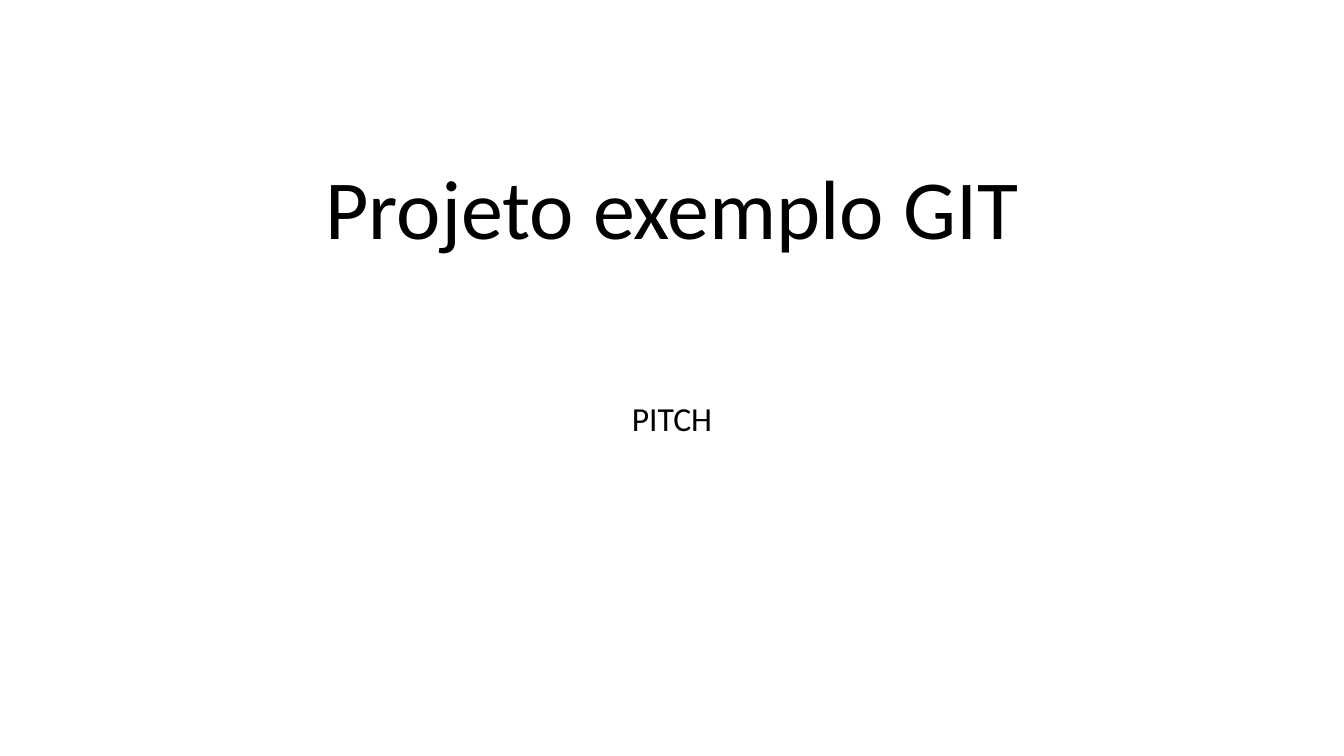
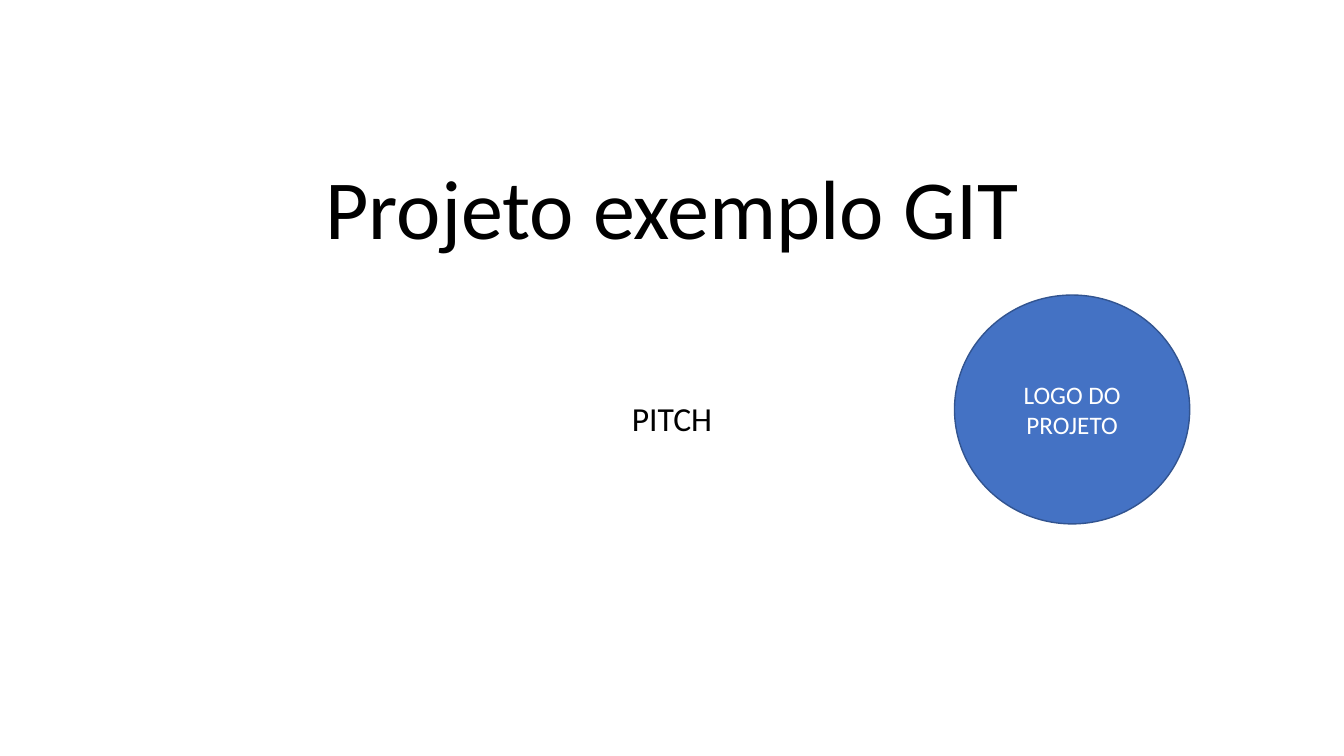
Before and after one commit to lucasdslopes/2TDSPJ-2024-ExemploGit, a slide deck: slide 1 of PastaDocumentos/PITCH.pptx. Drawn at 1344x756 pixels with LibreOffice and Linux fonts; fonts in the diff are those of the drawing. Boxes give left, top, right and bottom in pixels: in the first picture for what was removed or moved away, otherwise in the second. Text is boxed around its words. In the diff, an @@ line names an element or a change of style, - is before the commit and + after.

Commit message:
Versão Final PITCH

```diff
--- a/PastaDocumentos/PITCH.pptx
+++ b/PastaDocumentos/PITCH.pptx
@@ ellipse added at <box>955,295,1190,524</box>, fill #4472C4, outline #325491 1 pt, 18 pt, text #FFFFFF @@
+LOGO DO PROJETO
```
